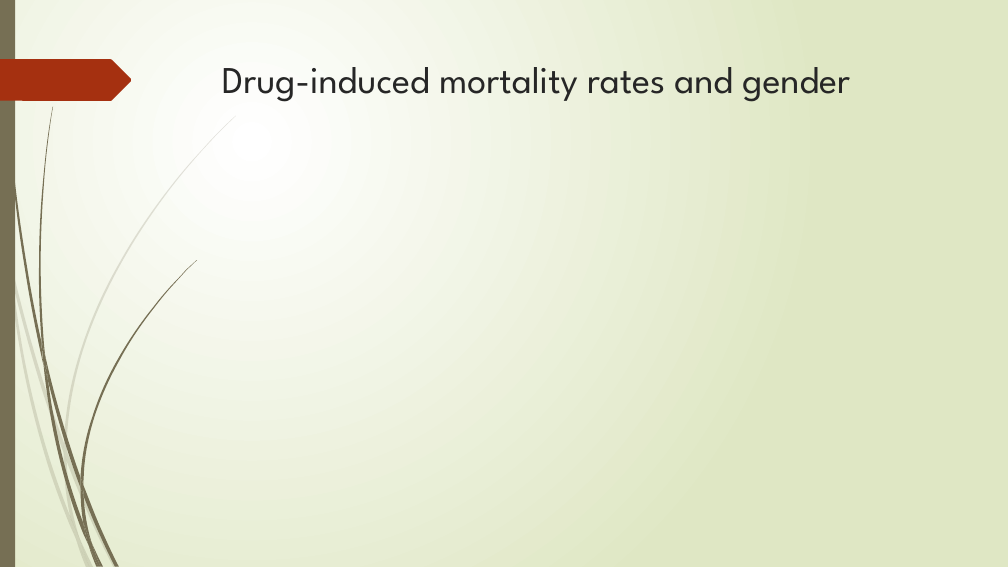
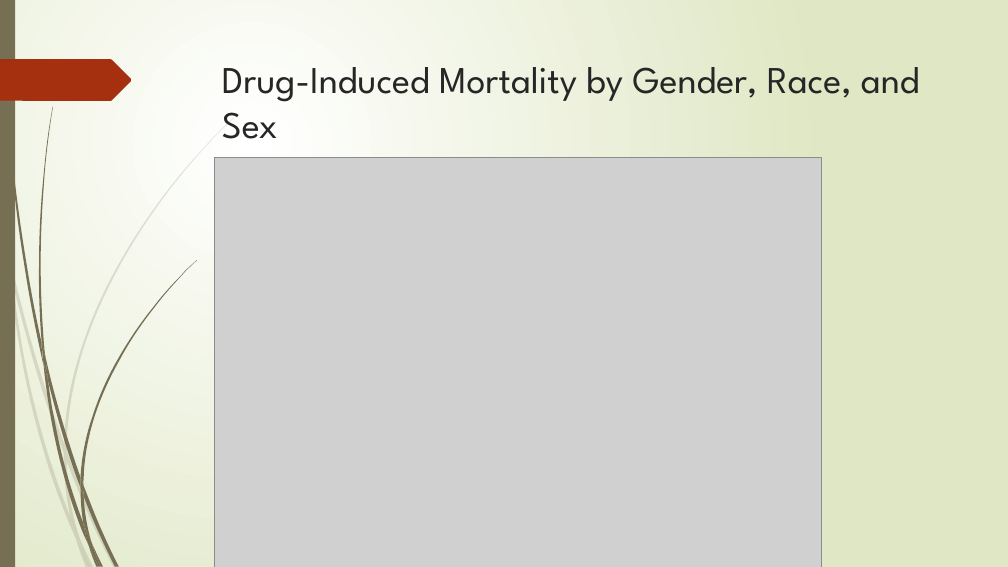
Before and after one commit to yayunl/DataViz-Project1, a slide deck: slide 6 of Drug Mortality and Socio-Economic conditions in Connecticut.pptx. Drawn at 1008x567 pixels with LibreOffice and Linux fonts; fonts in the diff are those of the drawing; grey boxes stand for pictures. Boxes give left, top, right and bottom in pixels: in the first picture for what was removed or moved away, otherwise in the second. Text is boxed around its words. In the diff, an @@ line names an element or a change of style, - is before the commit and + after.

```diff
--- a/Drug Mortality and Socio-Economic conditions in Connecticut.pptx
+++ b/Drug Mortality and Socio-Economic conditions in Connecticut.pptx
@@ title at [222, 67, 920, 139]: text changed @@
-Drug-induced mortality rates and gender
+Drug-Induced Mortality by Gender, Race, and Sex
@@ picture added at [215, 157, 822, 567] @@
```
Also in this commit, not shown: 2 other slides changed, 1 slide added.
